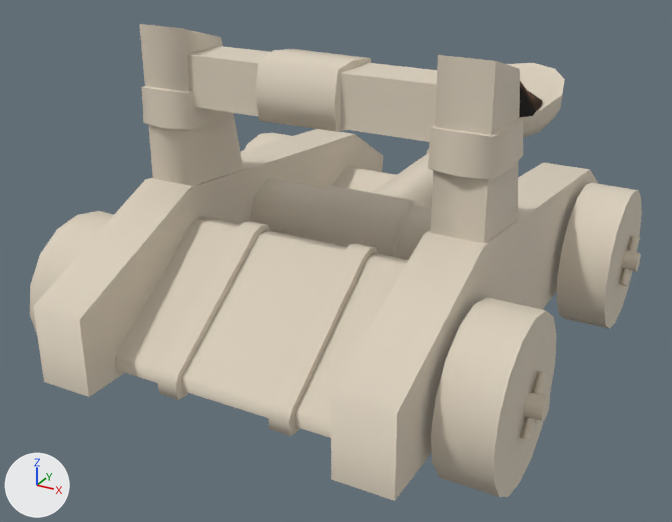
The glTF model public/assets/unit-models/217-catapult.glb: old version first, new version second.
Rendered twice from a camera (50 mm lens) standing at (2.28, -4.46, 2.7) and looking at (-0.31, 0.26, 0.34). Every picture has the same lights, and +X, +Y and +Z are marked at lower left. The first picture is the older version. Vertices at exactly the same position are counted once.
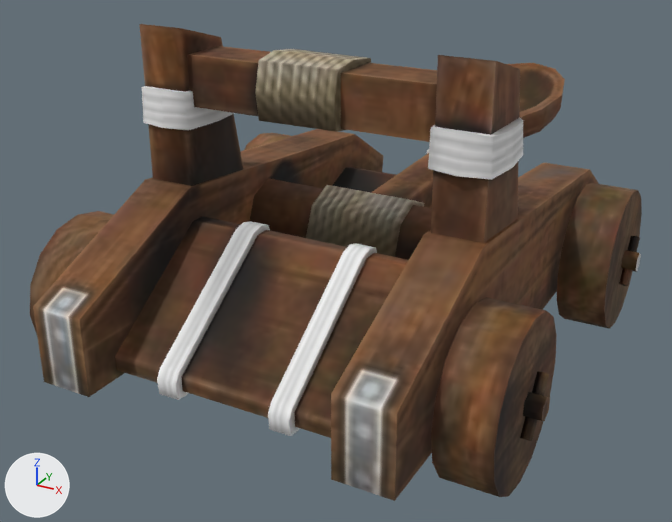
Changed parts and their boxes (x1, y1, x2, y2) in the pictures (672 x 522 px):
'Mesh_0', surface changed, reshaped (white to brown): (30, 24, 642, 501) in both
part 1 of me_mesh_0, deleted: before (519, 81, 543, 118)

What changed in the scene script:
```text
Change mat_material_0:
    remove mat_material_0.base_color = (0.72, 0.64, 0.52)  # pale yellow #ddd1bf
    add mat_material_0.texture = img_image_0
    mat_material_0.roughness: 0.9 -> 0.85
Change me_mesh_0:
    used by ob_mesh_0; location = (0.0, 0.0, 0.0)
    remove me_mesh_0.from_pydata(...)  # 729 vertices, 1228 faces; spans x -1.39..1.39, y -1.6..3.06, z 0.0..1.89
    add me_mesh_0.from_pydata(...)  # 707 vertices, 1188 faces; spans x -1.39..1.39, y -1.6..3.06, z 0.0..1.89
    me_mesh_0 part 1: the loose piece of 22 vertices spanning x -0.25..0.28, y 1.99..2.55, z 0.82..1.22 is deleted
    remove me_mesh_0.materials.append(mat_material_1)  # picture img_image_0
```
